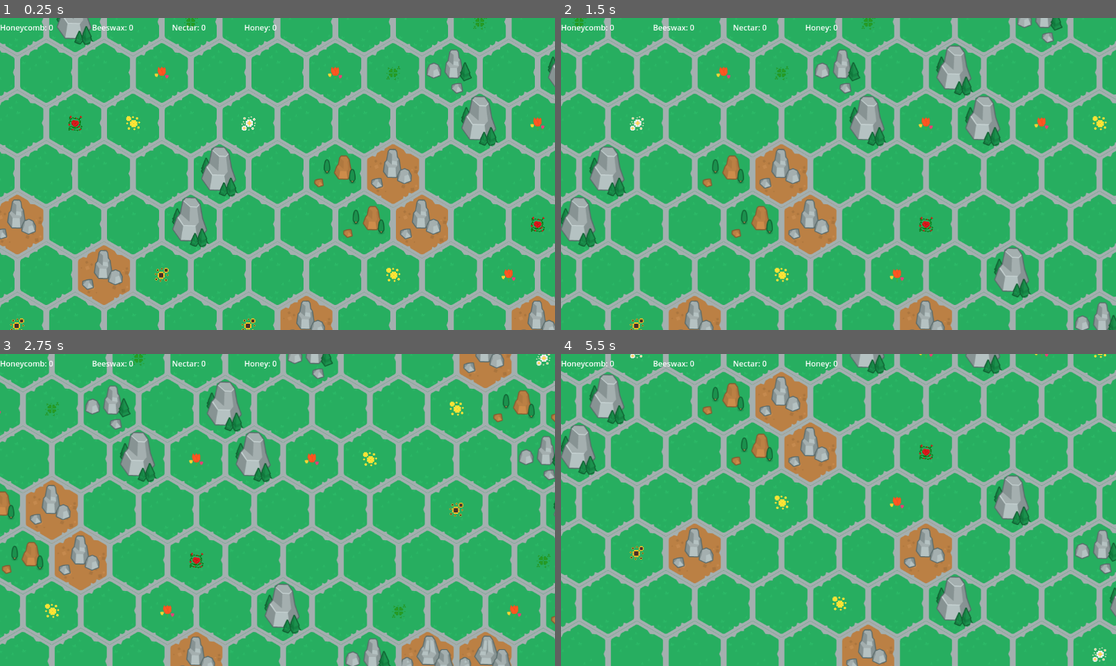
Above: before the commit, frames 1-4 (two rows, left to right).
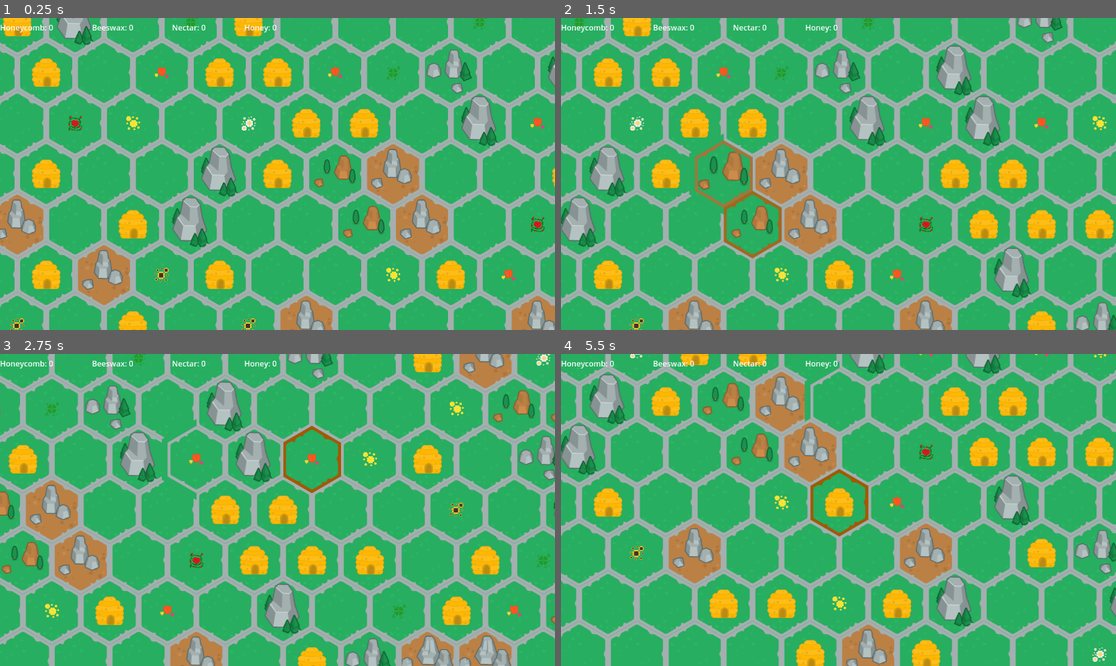
Above: after the commit, the same moments.

Repository: SpeedfireV/slavic-game-jam
Game: Godot game, scene res://game.tscn
Same seed, same stepped clock (60 frames per second), same inputs: the game is played once before the commit and once after it.
Inputs (mouse positions are in pixels of both pictures, inside the frame that each line leads up to):
- Up to frame 1 (0.25 s): no input
- Up to frame 2 (1.5 s): tap Enter at 0.5 s; move the mouse to (960, 158) at 0.52 s; hold D (move_right) 0.53-1.25 s; click (960, 158) at 0.6 s; drag from (727, 189) to (810, 236) at 1.27 s
- Up to frame 3 (2.75 s): tap Space at 2 s; move the mouse to (333, 441) at 2.02 s; hold D (move_right) from 2.03 s (still down); click (333, 441) at 2.1 s
- Up to frame 4 (5.5 s): release D (move_right) at 2.75 s; drag from (810, 572) to (672, 463) at 2.77 s; tap Enter at 3.5 s; move the mouse to (1005, 556) at 3.52 s; hold A (move_left) 3.53-4.25 s; click (1005, 556) at 3.6 s; drag from (672, 463) to (755, 432) at 4.27 s; tap Space at 5 s; move the mouse to (866, 510) at 5.02 s; hold S (move_down) from 5.03 s (still down); click (866, 510) at 5.1 s

The runs differ from the first frame. In frame 1, 5.3% of the frame differs, in the area x 0-100%, y 0-100%; in frame 2, 6.7%, in the area x 5-100%, y 0-100%; in frame 3, 5.3%; in frame 4, 6.6%.

Commit message:
hex selection texture modulation

Diff:
--- a/game_manager.gd
+++ b/game_manager.gd
@@ -10,6 +10,8 @@
 
 var collectable_resources := CollectableResources.new()
 
+var selected_hexagon: MapHexagon = null
+
 signal next_turn(current_season: Season)
 
 var current_season: Season = Season.Spring:
--- a/map.gd
+++ b/map.gd
@@ -1,7 +1,7 @@
 class_name Map
 extends Node2D
 
-@export var map_size: int = 100  # Number of rings
+@export var map_size: int = 50  # Number of rings
 
 var map_hexagon_scene: PackedScene = preload("res://map_hexagon.tscn")
 
@@ -75,7 +75,6 @@
 	for i in range(1, map_size):
 		for j in range(i * 6):
 			if not placed_hexagons.has(last_pos + orientation_to_pos[_get_next_rotated_orientation(current_rotation)]):
-				print(j, orientation_to_pos[_get_next_rotated_orientation(current_rotation)])
 				current_rotation = _get_next_rotated_orientation(current_rotation)
 				last_pos += orientation_to_pos[current_rotation]
 			else:
--- a/map_hexagon.gd
+++ b/map_hexagon.gd
@@ -70,13 +70,24 @@
 				bottom_right_hexagon = hexagon
 
 @onready var hexagon_sprite: Sprite2D = %HexSprite
+@onready var hexagon_border: Sprite2D = %HexBorder
 @onready var hexagon_resource: Sprite2D = %HexResource
+@onready var interaction_area: Area2D = %InteractionArea
 
 var neighbours: Neighbours = Neighbours.new()
+var coords: Vector2i = Vector2i.ZERO
+var hexagon_type: HexagonType = HexagonType.Empty
 
-var coords: Vector2i = Vector2i.ZERO
+var mouse_on_top: bool = false:
+	set(new_value):
+		mouse_on_top = new_value
+		if mouse_on_top:
+			var tween: Tween = create_tween()
+			tween.tween_property(hexagon_border, "modulate", Color(0xff8100ff), 0.1)
+		else:
+			var tween: Tween = create_tween()
+			tween.tween_property(hexagon_border, "modulate", Color(0xffffffff), 0.1)
 
-var hexagon_type: HexagonType = HexagonType.Empty
 
 const OBSTACLES: Array[Texture2D] = [
 	preload("res://assets/hexagons/obstacles/obstacle_1.png"),
@@ -86,9 +97,33 @@
 	preload("res://assets/hexagons/obstacles/obstacle_5.png"),
 ]
 
+const DEFAULT_HEX_BORDER: Texture2D = preload("res://assets/hexagons/default_hex_border.png")
+const ALERT_HEX_BORDER: Texture2D = preload("res://assets/hexagons/alert_hex_border.png")
+
 func _ready():
 	hexagon_type = HexagonType.values().pick_random()
 	if hexagon_type == HexagonType.Blocade:
 		hexagon_sprite.texture = OBSTACLES[randi() % OBSTACLES.size()]
 	if hexagon_type == HexagonType.Flower:
 		hexagon_resource.texture = Flowers.FLOWER_TEXTURES.pick_random()
+	if hexagon_type == HexagonType.Beehive:
+		hexagon_resource.texture = preload("res://assets/hexagons/beehive/beehive.png")
+
+	interaction_area.mouse_entered.connect(_on_mouse_entered)
+	interaction_area.mouse_exited.connect(_on_mouse_exited)
+
+func _input(event):
+	if mouse_on_top and Input.is_action_just_pressed("select"):
+		GameManager.selected_hexagon = self
+
+func _process(delta):
+	if GameManager.selected_hexagon == self:
+		hexagon_sprite.scale = Vector2(1.2, 1.2)
+	else:
+		hexagon_sprite.scale = Vector2(1, 1)
+
+func _on_mouse_entered():
+	mouse_on_top = true
+
+func _on_mouse_exited():
+	mouse_on_top = false
--- a/map_hexagon.tscn
+++ b/map_hexagon.tscn
@@ -2,7 +2,7 @@
 
 [ext_resource type="Script" uid="uid://buhsxcu083a3s" path="res://map_hexagon.gd" id="1_bi2y5"]
 [ext_resource type="Texture2D" uid="uid://b3a8fjeloratq" path="res://assets/hexagons/empty/grass_filled.png" id="2_w3l8w"]
-[ext_resource type="Texture2D" uid="uid://ywvwtwftvwyw" path="res://assets/hexagons/hex_border.png" id="3_jrl58"]
+[ext_resource type="Texture2D" uid="uid://bhiighpbylyi0" path="res://assets/hexagons/default_hex_border.png" id="3_jrl58"]
 
 [node name="MapHexagon" type="Node2D"]
 script = ExtResource("1_bi2y5")
@@ -17,3 +17,9 @@
 
 [node name="HexResource" type="Sprite2D" parent="."]
 unique_name_in_owner = true
+
+[node name="InteractionArea" type="Area2D" parent="."]
+unique_name_in_owner = true
+
+[node name="Polygon2D" type="CollisionPolygon2D" parent="InteractionArea"]
+polygon = PackedVector2Array(0, -70, 60, -36, 60, 36, 0, 70, -60, 36, -60, -36)
--- a/project.godot
+++ b/project.godot
@@ -46,3 +46,8 @@
 "events": [Object(InputEventKey,"resource_local_to_scene":false,"resource_name":"","device":-1,"window_id":0,"alt_press …(196 unchanged characters)…
 ]
 }
+select={
+"deadzone": 0.2,
+"events": [Object(InputEventMouseButton,"resource_local_to_scene":false,"resource_name":"","device":-1,"window_id":0,"alt_pressed":false,"shift_pressed":false,"ctrl_pressed":false,"meta_pressed":false,"button_mask":1,"position":Vector2(275, 12),"global_position":Vector2(284, 58),"factor":1.0,"button_index":1,"canceled":false,"pressed":true,"double_click":false,"script":null)
+]
+}
Binary file added: assets/hexagons/alert_hex_border.png
Not shown, added: assets/hexagons/alert_hex_border.png.import
Renamed: assets/hexagons/hex_border.png -> assets/hexagons/default_hex_border.png
Not shown, added: assets/hexagons/default_hex_border.png.import
Not shown: 1 places in game.tscn that only renumber resources
